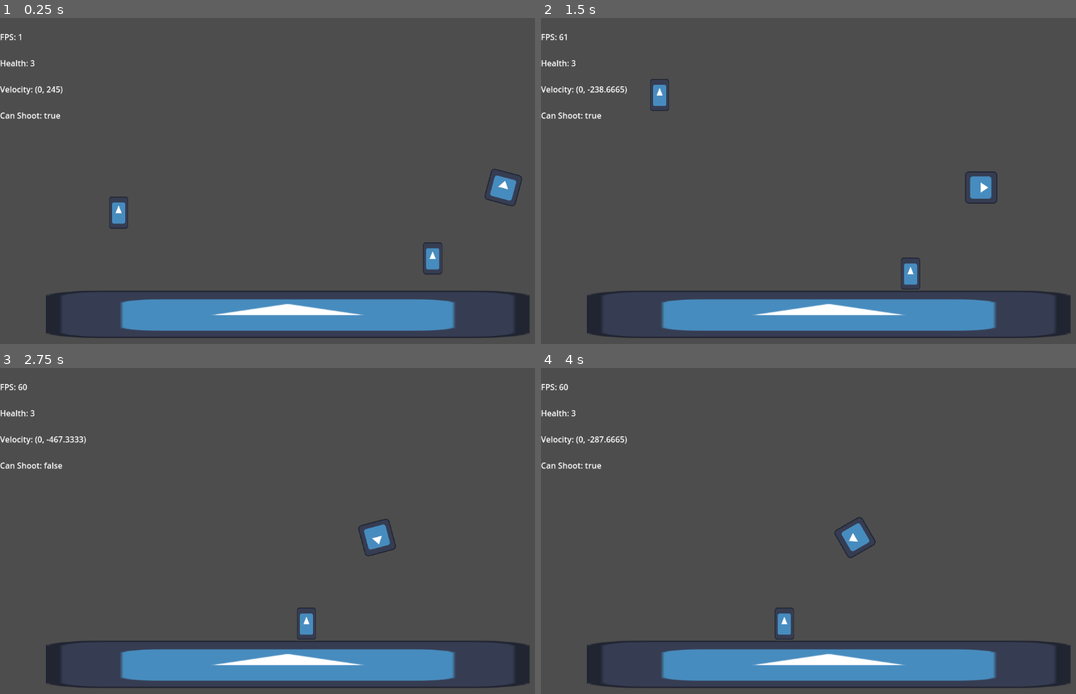
Above: before the commit, frames 1-4 (two rows, left to right).
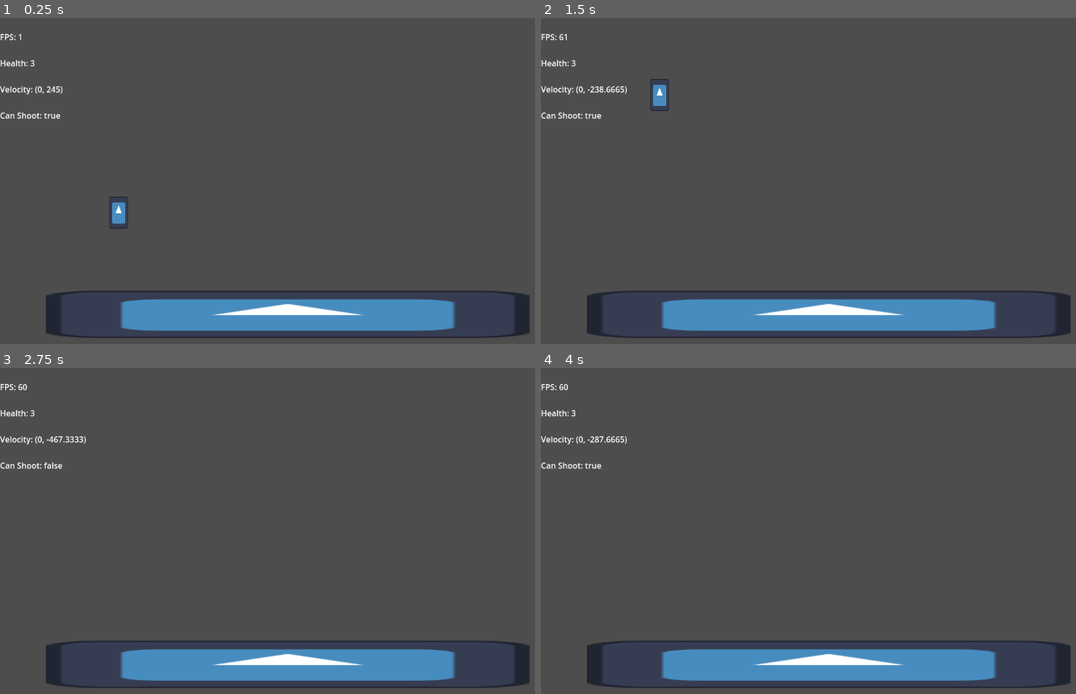
Above: after the commit, the same moments.

Repository: elcosas/Jetpack-Joyride
Game: Godot game, scene res://scenes/level.tscn
Same seed, same stepped clock (60 frames per second), same inputs: the game is played once before the commit and once after it. The project has no main scene, so this scene is started directly. The engine's default icon, where the game draws it, is replaced by a stand-in: a white triangle on a blue panel in a dark square.
Inputs:
- Up to frame 1 (0.25 s): no input
- Up to frame 2 (1.5 s): hold W (hover) 0.53-1.28 s; tap W (hover) at 1.35 s
- Up to frame 3 (2.75 s): hold W (hover) from 2.03 s (still down)
- Up to frame 4 (4 s): release W (hover) at 2.78 s; tap W (hover) at 2.85 s; hold W (hover) from 3.53 s (still down)

The runs differ from the first frame. In frame 1, 0.6% of the frame differs, in the area x 79-98%, y 46-79%; in frame 2, 0.6%; in frame 3, 0.6%; in frame 4, 0.6%.

Commit message:
finished factory class
factory supports spawning instances of scenes at a set position at random time intervals

Diff:
--- a/src/scenes/flying_unit.tscn
+++ b/src/scenes/flying_unit.tscn
@@ -12,6 +12,7 @@
 motion_mode = 1
 script = ExtResource("1_1ooga")
 rotational_velocity = 1.0
+metadata/_edit_group_ = true
 
 [node name="Sprite2D" type="Sprite2D" parent="."]
 scale = Vector2(0.5, 0.5)
--- a/src/scenes/level.tscn
+++ b/src/scenes/level.tscn
@@ -1,10 +1,8 @@
-[gd_scene load_steps=7 format=3 uid="uid://cygpcaplne4en"]
+[gd_scene load_steps=5 format=3 uid="uid://cygpcaplne4en"]
 
 [ext_resource type="Script" path="res://scripts/debug_menu.gd" id="1_f0gmn"]
 [ext_resource type="Texture2D" uid="uid://dm5a8vuj077t4" path="res://icon.svg" id="1_vrptd"]
 [ext_resource type="PackedScene" uid="uid://m2c2k0fn0xx3" path="res://scenes/player.tscn" id="2_vu5gy"]
-[ext_resource type="PackedScene" uid="uid://47ifsyl4fupn" path="res://scenes/patrol_unit.tscn" id="4_886m2"]
-[ext_resource type="PackedScene" uid="uid://c8u0f7u7kvm2q" path="res://scenes/flying_unit.tscn" id="5_ab2tm"]
 
 [sub_resource type="RectangleShape2D" id="RectangleShape2D_gfts0"]
 size = Vector2(65, 65)
@@ -29,9 +27,3 @@
 
 [node name="Player" parent="." instance=ExtResource("2_vu5gy")]
 position = Vector2(235, 354)
-
-[node name="Patrol Unit" parent="." instance=ExtResource("4_886m2")]
-position = Vector2(882, 445)
-
-[node name="Flying Unit" parent="." instance=ExtResource("5_ab2tm")]
-position = Vector2(1022, 337)
--- a/src/scenes/patrol_unit.tscn
+++ b/src/scenes/patrol_unit.tscn
@@ -10,6 +10,7 @@
 [node name="Patrol Unit" type="CharacterBody2D"]
 collision_layer = 2
 script = ExtResource("1_rdgr4")
+metadata/_edit_group_ = true
 
 [node name="Sprite2D" type="Sprite2D" parent="."]
 scale = Vector2(0.3, 0.5)
--- a/src/scenes/player.tscn
+++ b/src/scenes/player.tscn
@@ -10,6 +10,7 @@
 collision_layer = 2
 collision_mask = 5
 script = ExtResource("1_tojov")
+metadata/_edit_group_ = true
 
 [node name="Sprite2D" type="Sprite2D" parent="."]
 scale = Vector2(0.3, 0.5)
--- a/src/scripts/factory.gd
+++ b/src/scripts/factory.gd
@@ -1,15 +1,31 @@
 class_name Factory
-extends Node
-## generates obstacles that the player can interact with
+extends Node2D
+## Object that instantiates other objects from scenes into the current scene.
+## Mainly used for spawning obstacles that move across the screen
 
-@export var obstacle: PackedScene
+@export var object: PackedScene
 
-var y_bounds: Array[int]
+@export var height_randomness: float = 0.0
+
+@export var spawn_time: float = 2.0
+
+@export var random_delay: float = 0.0
+
+@onready var timer: Timer = Timer.new()
+
+var _inital_pos: Vector2
 
 func spawn() -> void:
-	var obstacle_inst: Node2D = obstacle.instantiate() as Node2D
-	var y_coord: int = randi_range(y_bounds.min(), y_bounds.max())
-	obstacle_inst.position.y = y_coord
+	position.y += randf_range(0.0, height_randomness)
+	if object:
+		var obj_inst: Node2D = object.instantiate() as Node2D
+		obj_inst.position = position
+		get_parent().add_child(obj_inst)
+	position = _inital_pos
+	timer.start(spawn_time+randf_range(0.0, random_delay))
 
 func _ready() -> void:
-	y_bounds
+	_inital_pos = position
+	timer.connect(&'timeout', spawn)
+	add_child(timer)
+	timer.start(spawn_time)
--- a/src/scripts/obstacle_component.gd
+++ b/src/scripts/obstacle_component.gd
@@ -15,11 +15,9 @@
 		(colbody as Player).take_damage(damage)
 		# free the body so the whole obstacle is removed from the scene
 		body.queue_free()
-		print(name+' detected collision')
 
 func _ready() -> void:
 	# since this is an obstacle, it just needs to have a constant x velocity
 	# to keep up with the rest of the level's objects
 	body.velocity.x = -move_speed
-
 	connect(&'body_entered', collide)
